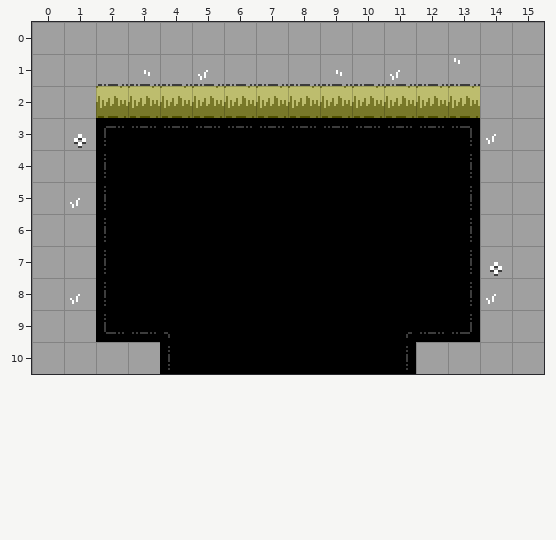
One commit to this Tiled map: art/rooms/GrassyTest_Standard_S.tmx. The picture above was drawn from the file before the commit.
Cells are 16x16 px. Shown: x 0..15, y 0..10.
Once edited:
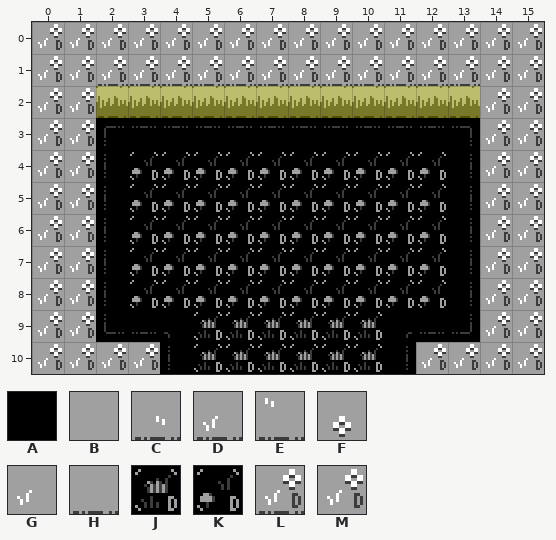
Key: from "DiscoFloorTiles": A 0 "floor"; from "MapTiles": B 2 "map", C 19 "map", D 20 "map", E 21 "map", F 22 "map", G 23 "map", H 24 "map"; from "TechnicalTiles": J 1 "detail", K 3 "detail", L 17 "detail", M 18 "detail".
_ is an empty cell.
Tiles replaced or removed in this view: A, B, C, D, E, F, G, H.
Author's note on the commit: Add in a bunch of technical tiles in prep for the new room/floor gen
Change:
Changed rows in their new state; . is an unchanged cell.
Layer "Base":
first column x 0:
 0 MMMMMMMMMMMMMMMM
 1 MMLLLLLLLLLLLLMM
 2 MM............MM
 3 MM............MM
 4 MM.KKKKKKKKKK.MM
 5 MM.KKKKKKKKKK.MM
 6 MM.KKKKKKKKKK.MM
 7 MM.KKKKKKKKKK.MM
 8 MM.KKKKKKKKKK.MM
 9 MM...JJJJJJ...MM
10 MMMM.JJJJJJ.MMMM
Boxes around the changes in both pictures, in picture pixels (x1, y1, x2, y2):
changed: (38, 24, 542, 372)
